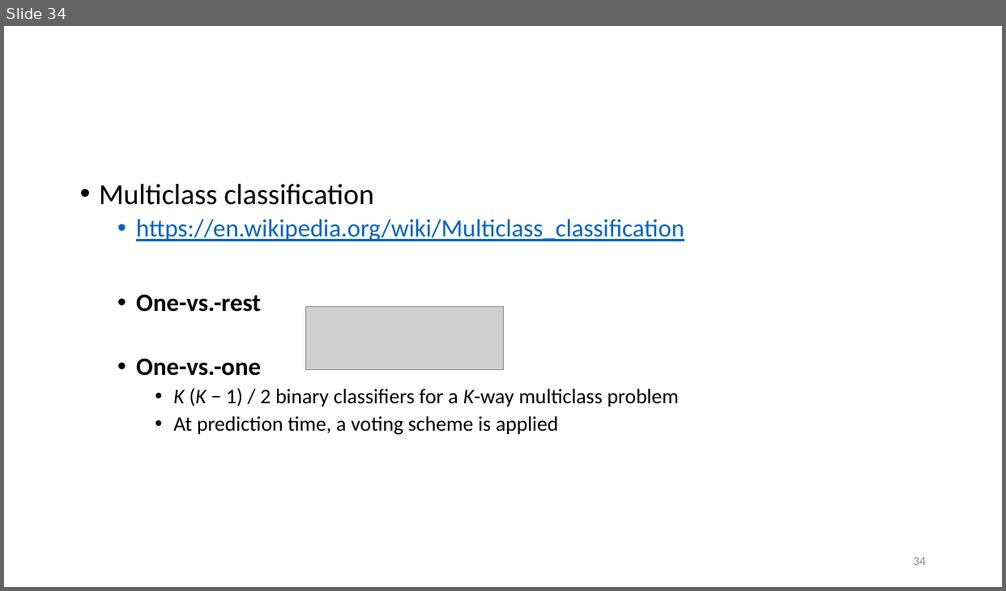
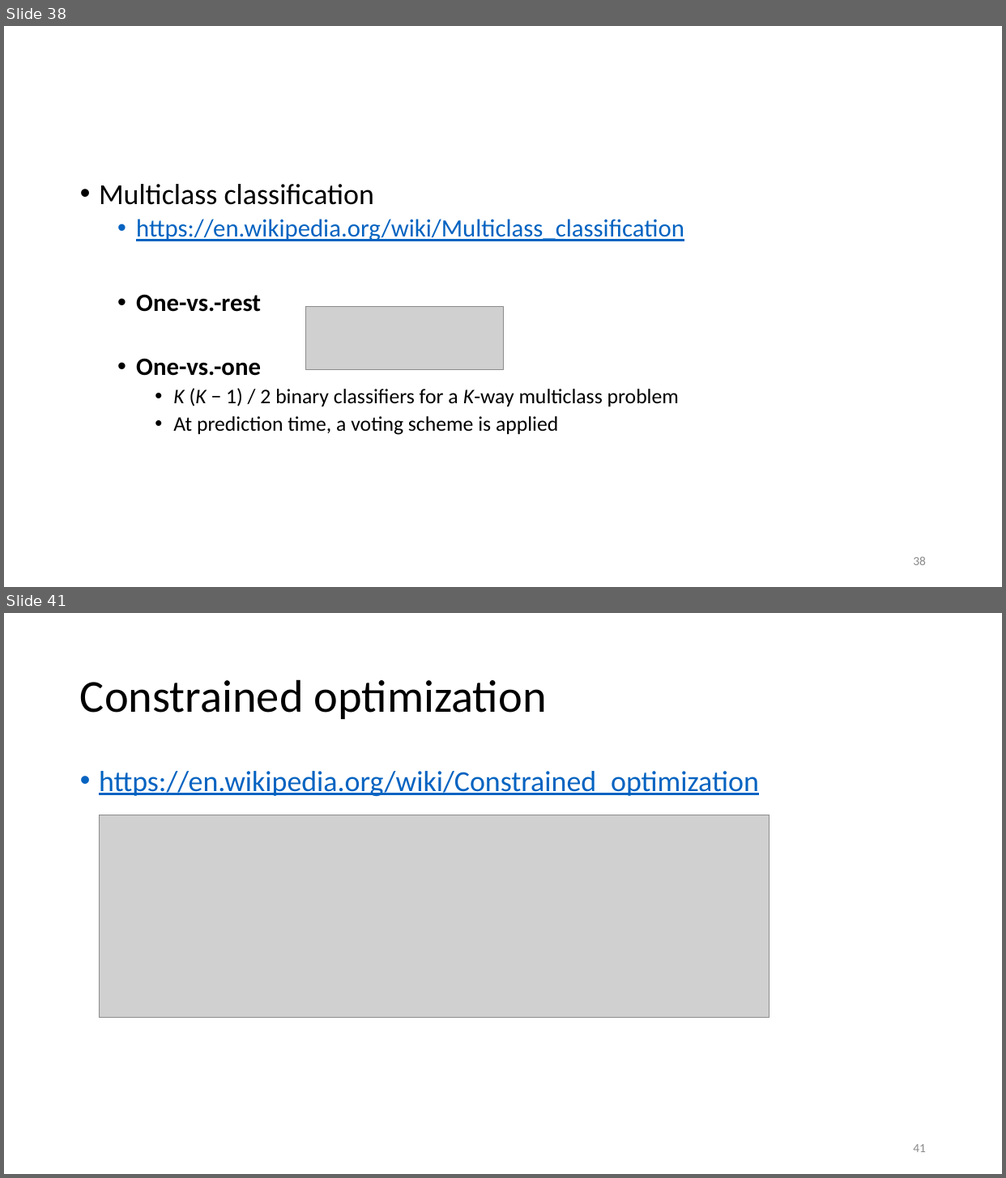
Before and after one commit to renyuanL/_ryTeach2018, a slide deck: _Notes/03_Ch03.pptx. Shown one above the other, each under a label of ours: slide 34 before the commit, slides 38 and 41 after it; the slides between them are not shown. The pictures are 1006x591 and 1006x1178 pixels, drawn with LibreOffice and Linux fonts; fonts in the diff are those of the drawing; grey boxes stand for pictures. Boxes give left, top, right and bottom in pixels: in the first picture for what was removed or moved away, otherwise in the second. Text is boxed around its words. In the diff, an @@ line names an element or a change of style, - is before the commit and + after.

```diff
--- a/_Notes/03_Ch03.pptx
+++ b/_Notes/03_Ch03.pptx
@@ slide 41 added at (4, 613, 1002, 1174), background #FFFFFF @@
@@ title added at (80, 679, 546, 719), 44 pt, text #000000 @@
+Constrained optimization
@@ text added at (99, 771, 759, 796), 28 pt, text #0563C1, underline @@
+• https://en.wikipedia.org/wiki/Constrained_optimization
@@ picture added at (100, 815, 769, 1018) @@
@@ page number added at (913, 1144, 926, 1152), 12 pt, text #8C8C8C @@
+41
@@ what was slide 34 is now slide 38 @@
@@ page number at (913, 557, 926, 565): text changed @@
-34
+38
```
Also in this commit, not shown: 2 slides changed, 8 other slides added, 1 slide removed, 3 other files.
